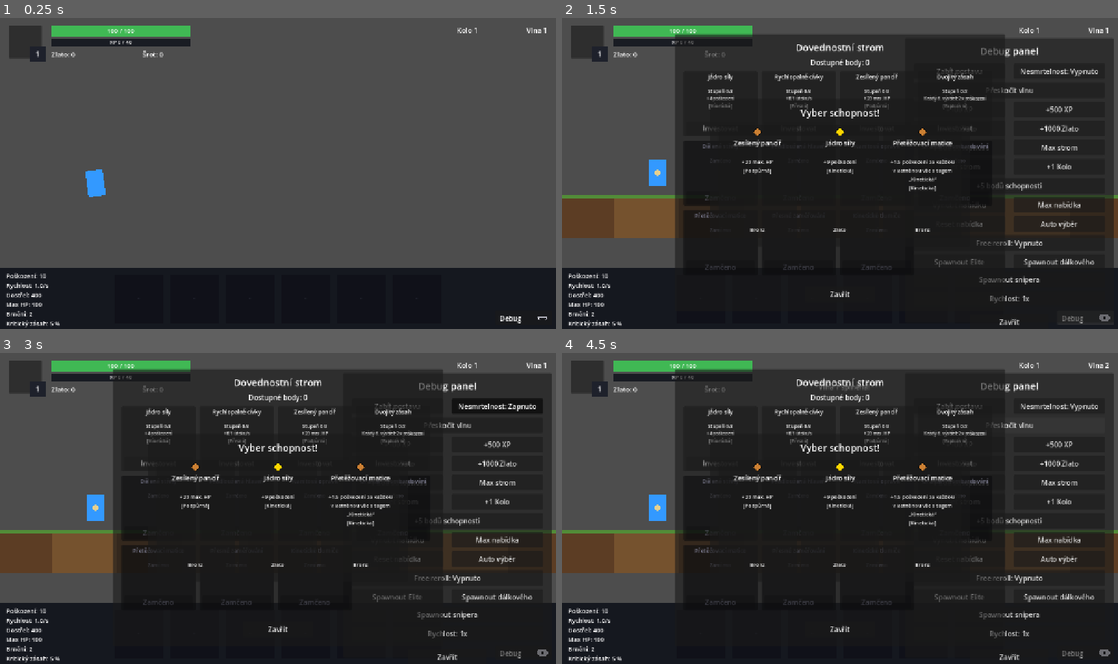
Above: before the commit, frames 1-4 (two rows, left to right).
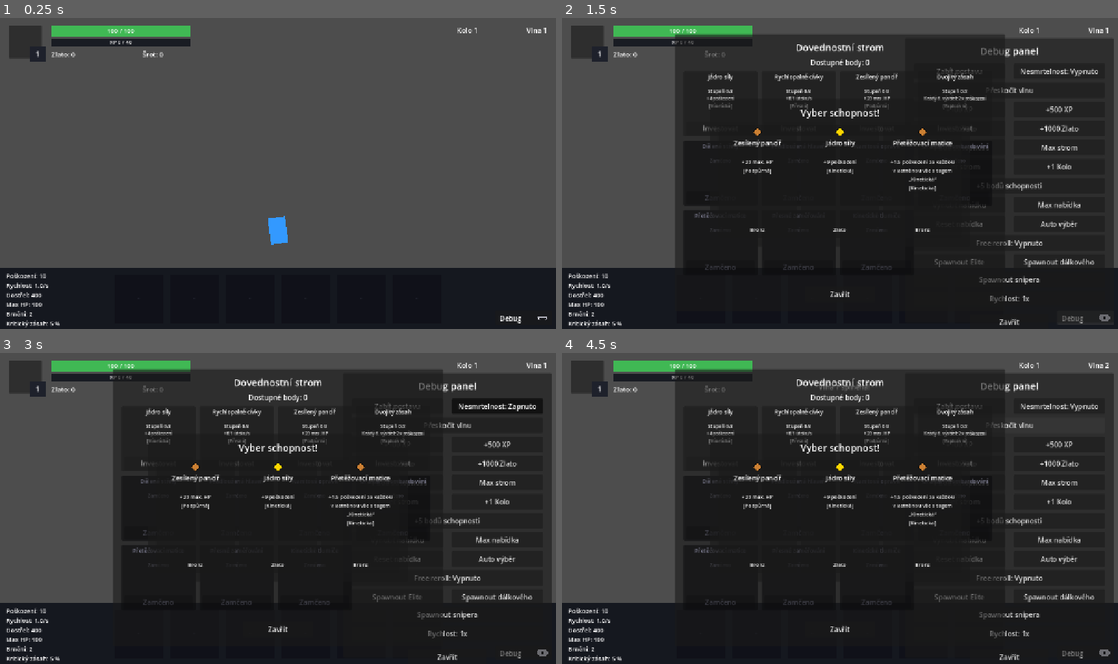
Above: after the commit, the same moments.

Repository: Wazzbi/auto-battler
Game: Godot game, scene res://scenes/main.tscn
Two runs of this game, one before a commit and one after it. Both use one fixed random seed, a clock stepped at 60 frames per second and the inputs below.
Inputs (mouse positions are in pixels of both pictures, inside the frame that each line leads up to):
- Up to frame 1 (0.25 s): no input
- Up to frame 2 (1.5 s): click (589, 42) at 0.5 s; click "Debug" at 1.25 s
- Up to frame 3 (3 s): click "Zabít postavu" at 2 s; click "Nesmrtelnost: Vypnuto" at 2.75 s
- Up to frame 4 (4.5 s): click "Nesmrtelnost: Zapnuto" at 3.5 s; click "Přeskočit vlnu" at 4.25 s

The runs differ from the first frame. In frame 1, 0.5% of the frame differs, in the area x 15-52%, y 48-73%; in frame 2, 3.3%, in the area x 0-100%, y 45-71%; in frame 3, 3.3%; in frame 4, 3.3%.

Commit message:
Top-down pivot fáze 2: kamera vystředěná na hráče symetricky
camera_follow.gd: odstraněn camera_left_margin/_x_offset (levé
odsazení nedávalo smysl pro volný 2D pohyb). Osa Y dostala stejný lerp
jako X místo instantního kopírování - kamera teď sleduje hráče
symetricky na obou osách. set_target() beze změny chování (instantní
snap na obou osách při startu).

Ověřeno headless testem (symetrická konvergence na obou osách). Živé
odzkoušení intro pádu/otřesu/squash s novým Y lerpem ještě čeká - dřív
zdokumentovaný zdroj dvou chyb, stojí za výslovnou kontrolu v editoru.

CLAUDE.md: zdokumentován postup pivotace a jeho fázové rozjíždění,
zastaralé části kamery a sniper "protected artillery" mechaniky
označené jako STALE s vysvětlením proč a co se mění.

Co-Authored-By: Claude Sonnet 5 <noreply@anthropic.com>

Diff:
--- a/scenes/camera_follow.gd
+++ b/scenes/camera_follow.gd
@@ -1,55 +1,43 @@
 extends Camera2D
 ## Kamera je NEZÁVISLÝ uzel (sourozenec hráče pod Main, ne jeho dítě) -
-## sleduje hráče vlastní plynulou logikou na ose X místo toho, aby s ním byla
+## sleduje hráče vlastní plynulou logikou (lerp) místo toho, aby s ním byla
 ## rigidně spojená transformací (jako dřív, kdy byla child node hráče).
 ##
-## Důvod: dokud byla kamera child hráče, její pohyb byl 1:1 svázaný s jeho
-## pohybem - jakmile hráč najednou zastavil (nepřítel vešel do dosahu a hráč
-## přestal chodit), kamera se zastavila úplně stejně náhle. To způsobovalo
-## skokovou změnu vnímané rychlosti nepřátel na obrazovce (viz CLAUDE.md) -
-## dokud hráč chodil, k jejich vlastní rychlosti se přičítal i posun kamery,
-## po zastavení hráče najednou ne. Kamera teď hráče plynule "dohání" (lerp),
-## takže se dobrzďuje postupně a tenhle skok mizí.
+## Top-down pivot (2026-09-27): kamera teď VYSTŘEDĚNÁ na hráči SYMETRICKY na
+## obou osách (žádné odsazení k levému okraji) - se starou plošinovkovou
+## chůzí-jen-doprava dávalo smysl mít hráče blíž levému okraji, aby bylo
+## vidět dopředu; s volným 2D pohybem (viz player.gd) není žádný "dopředný"
+## směr k rezervování místa pro. Obě osy teď lerpují stejně (dřív X lerpovalo,
+## Y bylo instantní - ten rozdíl byl specifický pro plošinovkovou intro pádovou
+## animaci, viz níže, a se symetrickým top-down pohybem už nedává smysl).
 ##
-## Osa Y se NEDOBRZĎUJE (sleduje hráče okamžitě) - drop-in animace a její
-## efekty (otřes, squash) počítají s tím, že kamera je přesně na hráčově Y.
-
-## Kolik px od levého okraje obrazovky má hráč zůstat
-@export var camera_left_margin: float = 220.0
-## Jak rychle kamera dohání hráče na ose X (vyšší = svižnější, méně setrvačnosti)
+## STARÝ důvod pro lerp (X, dřív): dokud byla kamera child hráče, její pohyb
+## byl 1:1 svázaný s jeho pohybem - jakmile hráč najednou zastavil (nepřítel
+## vešel do dosahu a hráč přestal chodit), kamera se zastavila úplně stejně
+## náhle, což způsobovalo skokovou změnu vnímané rychlosti nepřátel na
+## obrazovce. Tahle konkrétní iluze byla specifická pro jednosměrnou chůzi a
+## v top-down s volným pohybem už neplatí ve stejné podobě (hráč se může
+## pohybovat k/od/kolmo k libovolnému nepříteli kdykoliv) - lerp ale zůstává,
+## protože obecně dělá kameru příjemnější (méně "lepkavou" na každý drobný
+## pohyb hráče), ne kvůli téhle konkrétní iluzi.
 @export var follow_speed: float = 5.0
 
 var _target: Node2D = null
-var _x_offset: float = 0.0
-
-
-func _ready() -> void:
-	_recalculate_offset()
-	get_viewport().size_changed.connect(_recalculate_offset)
-
-
-func _recalculate_offset() -> void:
-	var viewport_width: float = get_viewport().get_visible_rect().size.x
-	_x_offset = (viewport_width / 2.0) - camera_left_margin
-	if _target != null:
-		global_position.x = _target.global_position.x + _x_offset
 
 
 ## Zavolá main.gd po vytvoření hráče. Kamera se hned napozicuje přesně (bez
 ## plynutí) - jinak by na startu bylo vidět, jak kamera "přiletí" odjinud.
 func set_target(target: Node2D) -> void:
 	_target = target
-	global_position = Vector2(_target.global_position.x + _x_offset, _target.global_position.y)
+	global_position = _target.global_position
 
 
 func _process(delta: float) -> void:
 	if _target == null:
 		return
 
-	var desired_x: float = _target.global_position.x + _x_offset
 	var weight: float = 1.0 - exp(-follow_speed * delta)
-	global_position.x = lerp(global_position.x, desired_x, weight)
-	global_position.y = _target.global_position.y
+	global_position = global_position.lerp(_target.global_position, weight)
 
 
 ## Krátký otřes kamery - volá se přes signál player.landed (viz main.gd),
Not shown, changed: CLAUDE.md
